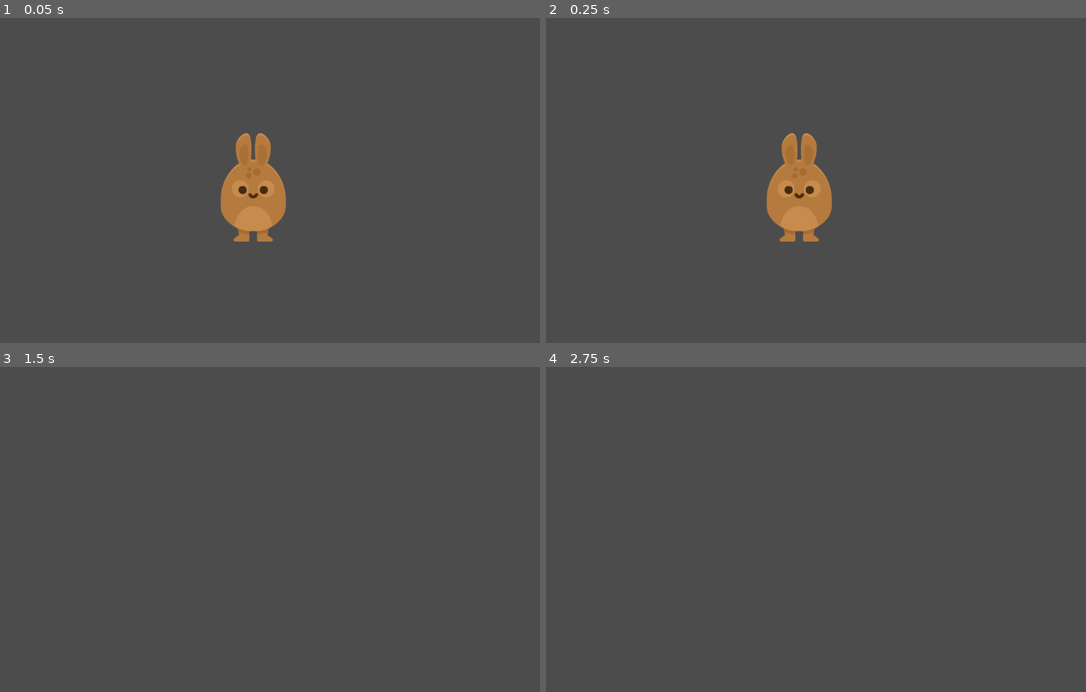
Above: before the commit, frames 1-4 (two rows, left to right).
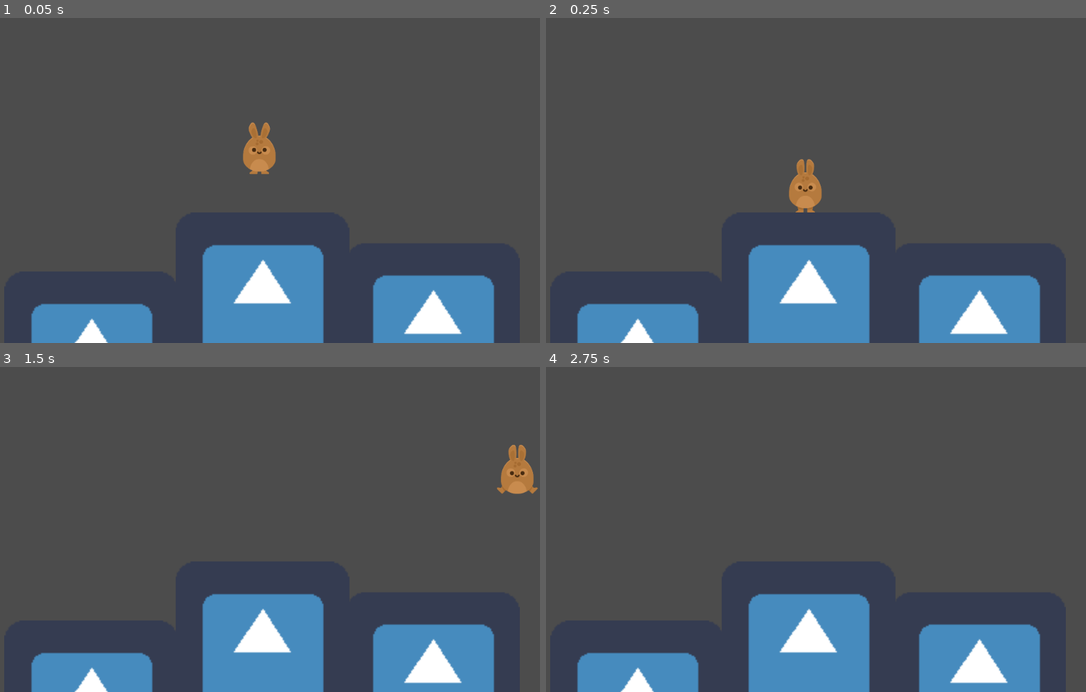
Above: after the commit, the same moments.

Repository: lindholmen/HoopyDays
Game: Godot game, scene res://Levels/Level1.tscn
Two runs of this game, one before a commit and one after it. Both use one fixed random seed, a clock stepped at 60 frames per second and the inputs below. Before the commit the project starts from res://Player/Player.tscn. The engine's default icon, where the game draws it, is replaced by a stand-in: a white triangle on a blue panel in a dark square.
Inputs:
- Up to frame 1 (0.05 s): no input
- Up to frame 2 (0.25 s): no input
- Up to frame 3 (1.5 s): tap Enter at 0.5 s; hold W (jump, bound only after the commit) 0.53-1.28 s; hold D (right) from 0.53 s (still down); tap W (jump, bound only after the commit) at 1.35 s
- Up to frame 4 (2.75 s): tap W (jump, bound only after the commit) at 1.52, 1.82 s; tap Space at 2 s; release D (right) at 2.03 s; hold A (left) from 2.03 s (still down); hold W (jump, bound only after the commit) from 2.03 s (still down)

The runs differ from the first frame. In frame 1, 17% of the frame differs, in the area x 5-92%, y 32-100%; in frame 2, 16%; in frame 3, 15%; in frame 4, 14%.

Commit message:
animatedsprite

Diff:
--- /dev/null
+++ b/Levels/Level1.tscn
@@ -0,0 +1,65 @@
+[gd_scene load_steps=4 format=2]
+
+[ext_resource path="res://Player/Player.tscn" type="PackedScene" id=1]
+[ext_resource path="res://icon.png" type="Texture" id=2]
+
+[sub_resource type="RectangleShape2D" id=1]
+extents = Vector2( 320.122, 316.436 )
+
+[node name="Level1" type="Node2D"]
+
+[node name="Player" parent="." instance=ExtResource( 1 )]
+position = Vector2( 504.479, 170.208 )
+
+[node name="Floor" type="StaticBody2D" parent="."]
+position = Vector2( 515.612, 743.735 )
+__meta__ = {
+"_edit_group_": true
+}
+
+[node name="FloorSprite" type="Sprite" parent="Floor"]
+position = Vector2( 0, -0.788 )
+scale = Vector2( 5, 5 )
+texture = ExtResource( 2 )
+
+[node name="CollisionShape2D" type="CollisionShape2D" parent="Floor"]
+visible = false
+shape = SubResource( 1 )
+one_way_collision_margin = 0.0
+
+[node name="Floor2" type="StaticBody2D" parent="."]
+position = Vector2( 1143.69, 855.977 )
+__meta__ = {
+"_edit_group_": true
+}
+
+[node name="FloorSprite" type="Sprite" parent="Floor2"]
+position = Vector2( 0, -0.788 )
+scale = Vector2( 5, 5 )
+texture = ExtResource( 2 )
+
+[node name="CollisionShape2D" type="CollisionShape2D" parent="Floor2"]
+visible = false
+shape = SubResource( 1 )
+one_way_collision_margin = 0.0
+
+[node name="Floor3" type="StaticBody2D" parent="."]
+position = Vector2( -114.855, 961.055 )
+__meta__ = {
+"_edit_group_": true
+}
+
+[node name="FloorSprite" type="Sprite" parent="Floor3"]
+position = Vector2( 0, -0.788 )
+scale = Vector2( 5, 5 )
+texture = ExtResource( 2 )
+
+[node name="CollisionShape2D" type="CollisionShape2D" parent="Floor3"]
+visible = false
+shape = SubResource( 1 )
+one_way_collision_margin = 0.0
+
+[node name="Camera2D" type="Camera2D" parent="."]
+position = Vector2( 514.278, 304.164 )
+current = true
+zoom = Vector2( 2, 2 )
--- a/Player/Player.gd
+++ b/Player/Player.gd
@@ -2,15 +2,45 @@
 
 var motion = Vector2(0,0)
 const SPEED = 1000
+const GRAVITY = 150
+const UP = Vector2(0,-1)
+const JUMP_SPEED = 3500
 
-var i = 0
 func _physics_process(delta):
+	apply_gravity()
+	jump()
+	move()
+	animate()
+	move_and_slide(motion, UP) # engine automatically calculate motion*delta
+
+
+func apply_gravity():
+	if not is_on_floor():
+		motion.y += GRAVITY
+	else:
+		motion.y = 0
+
+func jump():
+	if Input.is_action_pressed("jump") and is_on_floor():
+		motion.y -= JUMP_SPEED
+
+func move():
 	if Input.is_action_pressed("left") and not Input.is_action_pressed("right"):
 		motion.x = -SPEED
 	elif Input.is_action_pressed("right") and not Input.is_action_pressed("left"):
 		motion.x = SPEED
 	else:
 		motion.x = 0
-	move_and_slide(motion) # engine automatically calculate
-	i = i+1
-	print(i)
+
+
+func animate():
+	if motion.y < 0:
+		$AnimatedSprite.play("jump")
+	elif motion.x < 0:
+		$AnimatedSprite.flip_h = true
+		$AnimatedSprite.play("walk")
+	elif motion.x > 0:
+		$AnimatedSprite.flip_h = false
+		$AnimatedSprite.play("walk")
+	else:
+		$AnimatedSprite.play("idle")
--- a/Player/Player.tscn
+++ b/Player/Player.tscn
@@ -1,19 +1,47 @@
-[gd_scene load_steps=4 format=2]
+[gd_scene load_steps=9 format=2]
 
 [ext_resource path="res://GFX/Players/bunny1_stand.png" type="Texture" id=1]
 [ext_resource path="res://Player/Player.gd" type="Script" id=2]
+[ext_resource path="res://GFX/Players/bunny1_ready.png" type="Texture" id=3]
+[ext_resource path="res://GFX/Players/bunny1_walk1.png" type="Texture" id=4]
+[ext_resource path="res://GFX/Players/bunny1_jump.png" type="Texture" id=5]
+[ext_resource path="res://GFX/Players/bunny1_walk2.png" type="Texture" id=6]
 
 [sub_resource type="CapsuleShape2D" id=1]
 radius = 60.3414
 height = 83.0387
 
+[sub_resource type="SpriteFrames" id=2]
+animations = [ {
+"frames": [ ExtResource( 3 ), ExtResource( 1 ) ],
+"loop": true,
+"name": "idle",
+"speed": 5.0
+}, {
+"frames": [ ExtResource( 5 ) ],
+"loop": true,
+"name": "jump",
+"speed": 5.0
+}, {
+"frames": [ ExtResource( 4 ), ExtResource( 6 ) ],
+"loop": true,
+"name": "walk",
+"speed": 10.0
+} ]
+
 [node name="Player" type="KinematicBody2D"]
-position = Vector2( 495.808, 312.557 )
+position = Vector2( 495.808, 284.908 )
 script = ExtResource( 2 )
-
-[node name="Sprite" type="Sprite" parent="."]
-texture = ExtResource( 1 )
+__meta__ = {
+"_edit_group_": true
+}
 
 [node name="CollisionShape2D" type="CollisionShape2D" parent="."]
+visible = false
 position = Vector2( -0.213379, 0 )
 shape = SubResource( 1 )
+
+[node name="AnimatedSprite" type="AnimatedSprite" parent="."]
+frames = SubResource( 2 )
+animation = "walk"
+frame = 1
--- a/project.godot
+++ b/project.godot
@@ -16,7 +16,7 @@
 [application]
 
 config/name="HoopyDays"
-run/main_scene="res://Player/Player.tscn"
+run/main_scene="res://Levels/Level1.tscn"
 config/icon="res://icon.png"
 
 [input]
@@ -31,6 +31,12 @@
 "events": [ Object(InputEventKey,"resource_local_to_scene":false,"resource_name":"","device":0,"alt":false,"shift":false,"control":false,"meta":false,"command":false,"pressed":false,"scancode":68,"unicode":0,"echo":false,"script":null)
  ]
 }
+jump={
+"deadzone": 0.5,
+"events": [ Object(InputEventKey,"resource_local_to_scene":false,"resource_name":"","device":0,"alt":false,"shift":false,"control":false,"meta":false,"command":false,"pressed":false,"scancode":87,"unicode":0,"echo":false,"script":null)
+, Object(InputEventKey,"resource_local_to_scene":false,"resource_name":"","device":0,"alt":false,"shift":false,"control":false,"meta":false,"command":false,"pressed":false,"scancode":32,"unicode":0,"echo":false,"script":null)
+ ]
+}
 
 [rendering]
 
